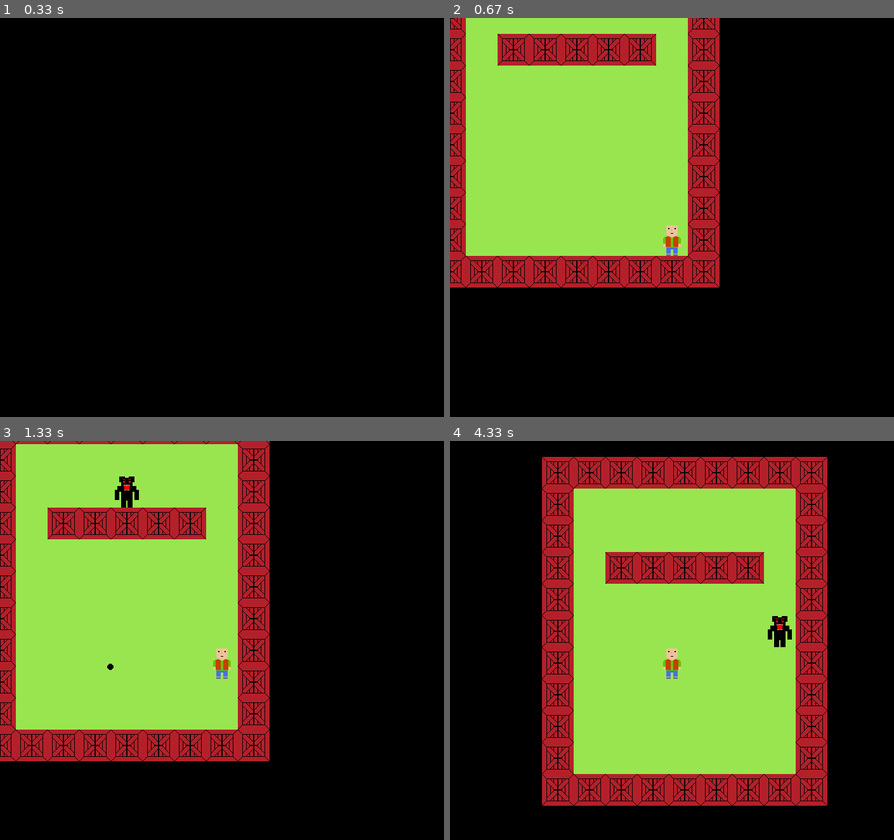
Above: before the commit, frames 1-4 (two rows, left to right).
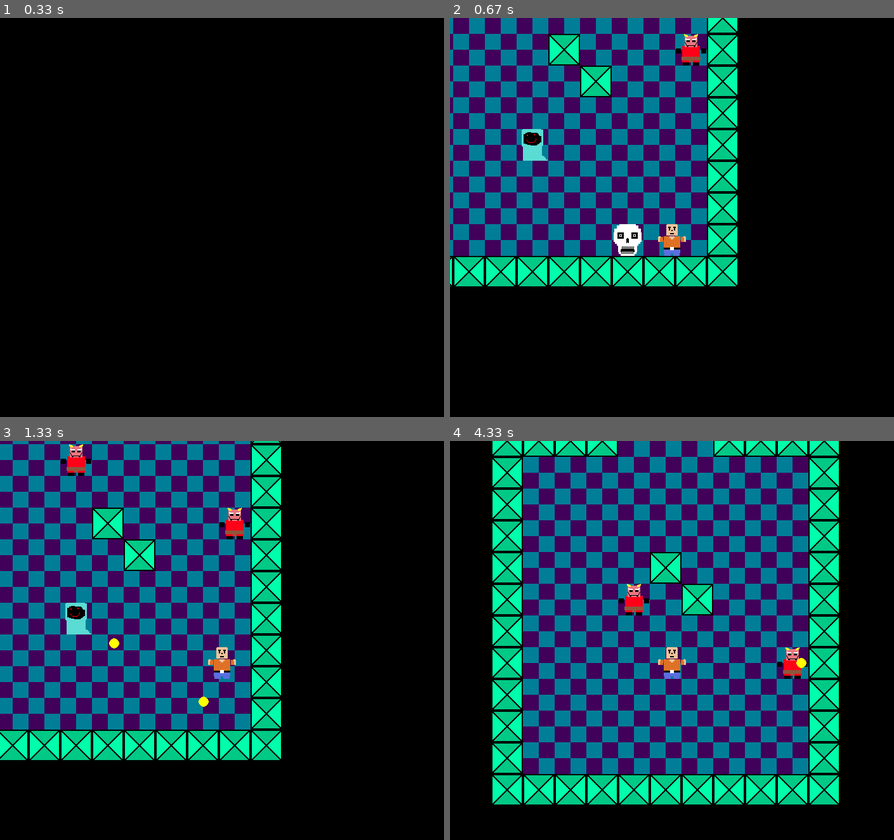
Above: after the commit, the same moments.

Repository: D7044/Game-project
Game: pygame game, started from game.py
Two runs of this game, one before a commit and one after it. Both use one fixed random seed, a clock stepped at 60 frames per second and the inputs below.
Inputs (mouse positions are in pixels of both pictures, inside the frame that each line leads up to):
- Up to frame 1 (0.33 s): no input
- Up to frame 2 (0.67 s): hold D from 0.33 s (still down); move the mouse to (654, 261) at 0.37 s
- Up to frame 3 (1.33 s): release D at 0.8 s; click (115, 668) at 0.88 s; hold W from 1.17 s (still down)
- Up to frame 4 (4.33 s): release W at 1.47 s; press the mouse at (565, 668) at 1.53 s; move the mouse to (645, 684) at 1.63 s; release the mouse at (725, 700) at 1.77 s; press the mouse at (565, 668) at 1.87 s; move the mouse to (623, 588) at 1.97 s; release the mouse at (680, 512) at 2.1 s; press the mouse at (565, 668) at 2.2 s; move the mouse to (538, 660) at 2.3 s; release the mouse at (512, 648) at 2.43 s; press the mouse at (565, 668) at 2.53 s; move the mouse to (623, 688) at 2.63 s; release the mouse at (676, 708) at 2.77 s; press the mouse at (565, 668) at 2.87 s; move the mouse to (609, 628) at 2.97 s; release the mouse at (658, 588) at 3.1 s; press the mouse at (565, 668) at 3.2 s; move the mouse to (676, 700) at 3.3 s; release the mouse at (787, 732) at 3.43 s; hold A from 4 s (still down)

Frame 1 is identical in both runs. In frame 2, 43% of the frame differs, in the area x 0-65%, y 0-68%; in frame 3, 50%; in frame 4, 68%, in the area x 9-88%, y 0-92%.

Commit message:
добавление всех мобов

Diff:
--- a/game.py
+++ b/game.py
@@ -1,13 +1,11 @@
 import sys
-from os import kill
 
 import pygame
-import random
 
 FPS = 50
 
 all_bullets = []
-all_enemy = []
+all_enemy_bullets = []
 speed = 0
 WIDTH = 700
 HEIGHT = 700
@@ -50,13 +48,17 @@
     return list(map(lambda x: x.ljust(max_width, '.'), level_map))
 
 
+#все спрайты
 speed_x = 0
 speed_y = 0
+non_empty = load_image('non_empty.png')
+mete_image = load_image('mete.png')
+shoot_enemy_image = load_image('shoot_enemy.png')
 enemy_image = load_image('bad.png')
 level = load_level('level.txt')
 tile_images = {
     'wall': load_image('box.png'),
-    'empty': load_image('trava.png')
+    'empty': load_image('pol.png')
 }
 player_image = load_image('default.png')
 
@@ -75,6 +77,7 @@
         self.start_y = self.rect.y
 
 
+#класс игрока
 class Player(pygame.sprite.Sprite):
     def __init__(self, pos_x, pos_y):
         super().__init__(player_group, all_sprites)
@@ -87,6 +90,7 @@
         self.alw_pos_y = self.rect.y + 25
 
     def move(self, posx, posy, keys):
+        #передвижение игрока
         global speed_x, speed_y
         self.pos = posx, posy
 
@@ -94,17 +98,19 @@
             if level[posy][posx + 1] != '#':
                 speed_x = 10
 
-        elif keys[pygame.K_a]:
+        if keys[pygame.K_a]:
             if level[posy][posx - 1] != '#':
                 speed_x = -10
 
-        elif keys[pygame.K_s]:
+        if keys[pygame.K_s]:
             if level[posy + 1][posx] != '#':
                 speed_y = 10
 
-        elif keys[pygame.K_w]:
+        if keys[pygame.K_w]:
             if level[posy - 1][posx] != '#':
                 speed_y = -10
+        print(speed_x, speed_y)
+        #обновление позиции игрока
         if self.alw_pos_x % 50 == 0:
             posx = self.alw_pos_x // 50
         else:
@@ -115,23 +121,67 @@
             posy = self.alw_pos_y // 50
         self.pos = posx, posy
 
+        if level[posy][posx + 1] == '#' and keys[pygame.K_d]:
+            speed_x = 0
+            #self.alw_pos_x += 25
+            #self.rect.x += 5
+        elif level[posy][posx - 1] == '#' and keys[pygame.K_a]:
+            speed_x = 0
+            #self.alw_pos_x -= 25
+            #self.rect.x -= 5
+        if level[posy - 1][posx] == '#' and keys[pygame.K_w]:
+            speed_y = 0
+            #self.alw_pos_y -= 25
+            #self.rect.y -= 5
+        elif level[posy + 1][posx] == '#' and keys[pygame.K_s]:
+            speed_y = 0
+            #self.alw_pos_y += 25
+            #self.rect.y += 5
+
         if not keys[pygame.K_d] and not keys[pygame.K_a]:
             speed_x = 0
         if not keys[pygame.K_w] and not keys[pygame.K_s]:
             speed_y = 0
 
 
+#класс ходячего
 class Enemy(pygame.sprite.Sprite):
     def __init__(self, pos_x, pos_y, n):
-        super().__init__(enemy_group, all_sprites)
+        super().__init__(enemy_group, all_enemy, all_sprites)
         self.image = enemy_image
         self.rect = self.image.get_rect().move(
             tile_width * pos_x, tile_height * pos_y)
         self.pos = [pos_x, pos_y]
-        self.n = n
-        all_enemy.append(self.pos)
-
-
+        self.health = n
+
+
+#класс черпа
+class Mete(pygame.sprite.Sprite):
+    def __init__(self, pos_x, pos_y, n):
+        super().__init__(mete_group, all_enemy, all_sprites)
+        self.image = mete_image
+        self.rect = self.image.get_rect().move(
+            tile_width * pos_x, tile_height * pos_y)
+        self.pos = [pos_x, pos_y]
+        self.health = n
+        self.vect = 1
+
+
+#класс стреляющего
+class Shoot_enemy(pygame.sprite.Sprite):
+    def __init__(self, pos_x, pos_y, n):
+        super().__init__(shoot_enemy_group, all_enemy, all_sprites)
+        self.image = shoot_enemy_image
+        self.rect = self.image.get_rect().move(
+            tile_width * pos_x, tile_height * pos_y)
+        self.pos = [pos_x, pos_y]
+        self.health = n
+
+
+#группы спрайтов
+all_enemy = pygame.sprite.Group()
+mete_group = pygame.sprite.Group()
+shoot_enemy_group = pygame.sprite.Group()
 all_sprites = pygame.sprite.Group()
 tiles_group = pygame.sprite.Group()
 player_group = pygame.sprite.Group()
@@ -145,11 +195,16 @@
             if level[y][x] == '.':
                 Tile('empty', x, y)
             elif level[y][x] == '#':
+                Tile('wall', x, y)
+            elif level[y][x] == 'p':
                 Tile('empty', x, y)
-                Tile('wall', x, y)
+                Shoot_enemy(x, y, 6)
             elif level[y][x] == 'x':
                 Tile('empty', x, y)
                 Enemy(x, y, 6)
+            elif level[y][x] == 'o':
+                Tile('empty', x, y)
+                Mete(x, y, 1)
             elif level[y][x] == '@':
                 Tile('empty', x, y)
                 new_player = Player(x, y)
@@ -175,15 +230,15 @@
 
 
 def game_screen():
-    global speed_x, speed_y, keys, g
+    global speed_x, speed_y, keys, g, h, g2
     screen_rect = screen.get_rect()
     player, level_x, level_y = generate_level(level)
     player_l = pygame.Rect(screen_rect.centerx, screen_rect.centery, 0, 0)
     start = pygame.math.Vector2(player_l.center)
-    end = start
     speed_x = 0
     speed_y = 0
-    length = 50
+    g2 = 0
+    h = 0
     g = 0
     while True:
 
@@ -191,11 +246,9 @@
         for event in pygame.event.get():
             if event.type == pygame.QUIT:
                 terminate()
-            elif event.type == pygame.MOUSEMOTION:
+            elif event.type == pygame.MOUSEBUTTONDOWN:
+                #создание снарядов от игрока
                 mouse = pygame.mouse.get_pos()
-                end = start + (mouse - start).normalize() * length
-            elif event.type == pygame.MOUSEBUTTONDOWN:
-                mouse = pygame.mouse.get_pos()
 
                 distance = mouse - start
 
@@ -204,15 +257,18 @@
                 speed = distance.normalize() * 8
 
                 onmap = [player.alw_pos_x, player.alw_pos_y]
-
-                all_bullets.append([position, speed, onmap])
-            if len(pygame.key.get_pressed()) > 0:
-                keys = pygame.key.get_pressed()
-                player.move(player.pos[0], player.pos[1], keys)
-            else:
-                speed_x = 0
-                speed_y = 0
-
+                if len(all_bullets) < 2:
+                    all_bullets.append([position, speed, onmap])
+        # передвижение игрока
+        keys = pygame.key.get_pressed()
+        player.move(player.pos[0], player.pos[1], keys)
+        player.rect.x += speed_x
+        player.alw_pos_x += speed_x
+        player.move(player.pos[0], player.pos[1], keys)
+        player.rect.y += speed_y
+        player.alw_pos_y += speed_y
+        player.move(player.pos[0], player.pos[1], keys)
+        '''
         if speed_x == 10:
             if (player.alw_pos_x - 25) % 50 != 0 or level[player.pos[1]][player.pos[0] + 1] != '#':
                 player.rect.x += speed_x
@@ -233,20 +289,37 @@
                 player.rect.y += speed_y
                 player.alw_pos_y += speed_y
                 player.move(player.pos[0], player.pos[1], keys)
-
+        '''
+        #движение снарядов в зависимости от движения игрока
         for i in all_bullets:
             if speed_x == 10:
-                i[-1][0] += speed_x
+                i[0][0] -= speed_x
+
             elif speed_x == -10:
-                i[-1][0] += speed_x
+                i[0][0] -= speed_x
+
             elif speed_y == 10:
-                i[-1][1] += speed_y
+                i[0][1] -= speed_y
+
             elif speed_y == -10:
-                i[-1][1] += speed_y
-
+                i[0][1] -= speed_y
+
+        for i in all_enemy_bullets:
+            if speed_x == 10:
+                i[0][0] -= speed_x
+
+            elif speed_x == -10:
+                i[0][0] -= speed_x
+
+            if speed_y == 10:
+                i[0][1] -= speed_y
+
+            elif speed_y == -10:
+                i[0][1] -= speed_y
+
+        #движение врагов
         for i in enemy_group:
-            if g == 25:
-                print(i.pos)
+            if g == 50:
                 if level[i.pos[1] - 1][i.pos[0]] != '#' and player.pos[1] < i.pos[1]:
                     i.rect.y -= 50
                     i.pos[1] -= 1
@@ -263,19 +336,68 @@
             else:
                 g += 1
 
+        for i in mete_group:
+            if g2 == 15:
+                print(i.pos)
+                if level[i.pos[1] - 1][i.pos[0] + 1] != '#' and player.pos[1] < i.pos[1]:
+                    i.rect.y -= 50
+                    i.pos[1] -= 1
+                    i.rect.x += 50
+                    i.pos[0] += 1
+                elif level[i.pos[1] + 1][i.pos[0] - 1] != '#' and player.pos[1] > i.pos[1]:
+                    i.rect.y += 50
+                    i.pos[1] += 1
+                    i.rect.x -= 50
+                    i.pos[0] -= 1
+                elif level[i.pos[1] + 1][i.pos[0] + 1] != '#' and player.pos[0] > i.pos[0]:
+                    i.rect.x += 50
+                    i.pos[0] += 1
+                    i.rect.y += 50
+                    i.pos[1] += 1
+                elif level[i.pos[1] - 1][i.pos[0] - 1] != '#' and player.pos[0] < i.pos[0]:
+                    i.rect.x -= 50
+                    i.pos[0] -= 1
+                    i.rect.y -= 50
+                    i.pos[1] -= 1
+                g2 = 0
+            else:
+                g2 += 1
+
+        camera.update(player)
+        #стрельба врагов
+        for j in shoot_enemy_group:
+            if h == 20:
+                start2 = pygame.math.Vector2(j.rect.x + 25, j.rect.y + 25)
+                distance = (player.rect.x + 25, player.rect.y + 25) - start2
+
+                position = pygame.math.Vector2(start2)
+
+                speed = distance.normalize() * 8
+
+                onmap = [j.pos[0] * 50 + 25, j.pos[1] * 50 + 25]
+
+                all_enemy_bullets.append([position, speed, onmap])
+                h = 0
+            else:
+                h += 1
+
+        #смерть врагов при попадании и движение снарядов
         for i in all_bullets:
             p = level[int((int(i[2][1]) + int(i[1][1])) // 50)][int((int(i[2][0]) + int(i[1][0])) // 50)]
-            for j in enemy_group.sprites():
+            for j in all_enemy.sprites():
                 if (j.rect.x <= int(i[0][0]) <= j.rect.x + 50) and (j.rect. y <= int(i[0][1]) <= j.rect.y + 50):
                     print('////')
-                    j.n -= 1
-                    if j.n == 0:
-                        enemy_group.remove(j)
+                    j.health -= 1
+                    if j.health == 0:
+                        if j in enemy_group:
+                            enemy_group.remove(j)
+                        elif j in shoot_enemy_group:
+                            shoot_enemy_group.remove(j)
+                        elif j in mete_group:
+                            mete_group.remove(j)
+                        all_enemy.remove(j)
                         all_sprites.remove(j)
                     all_bullets.pop(all_bullets.index(i))
-                    #lev = list(level[int((int(i[2][1]) + int(i[1][1])) / 50)])
-                    #lev[int((int(i[2][0]) + int(i[1][0])) / 50)] = '.'
-                    #level[int((int(i[2][1]) + int(i[1][1])) / 50)] = lev
                     break
             if p != '#':
                 i[0] += i[1]
@@ -284,17 +406,32 @@
             elif p == '#':
                 all_bullets.pop(all_bullets.index(i))
 
+        for i in all_enemy_bullets:
+            p = level[int((int(i[2][1]) + int(i[1][1])) // 50)][int((int(i[2][0]) + int(i[1][0])) // 50)]
+
+            if p != '#':
+                i[0] += i[1]
+                i[2] += i[1]
+
+            elif p == '#':
+                all_enemy_bullets.pop(all_enemy_bullets.index(i))
+
         camera.update(player)
         for sprite in all_sprites:
             camera.apply(sprite)
         tiles_group.draw(screen)
-        enemy_group.draw(screen)
+        all_enemy.draw(screen)
         player_group.draw(screen)
+        #отрисовка снарядов
+        for i in all_enemy_bullets:
+            pos_x = int(i[0][0])
+            pos_y = int(i[0][1])
+            pygame.draw.circle(screen, pygame.Color('yellow'), (pos_x, pos_y), 8)
 
         for i in all_bullets:
             pos_x = int(i[0].x)
             pos_y = int(i[0].y)
-            pygame.draw.circle(screen, (0, 0, 0), (pos_x, pos_y), 5)
+            pygame.draw.circle(screen, pygame.Color('green'), (pos_x, pos_y), 5)
 
         pygame.display.flip()
         clock.tick(FPS)
--- a/level.txt
+++ b/level.txt
@@ -1,11 +1,28 @@
-#########
-#...x...#
-#.......#
-#.#####.#
-#.......#
-#.......#
-#.......#
-#.......#
-#.......#
-#...@...#
-#########
+###########
+#...x.....#
+#.........#
+#.......x.#
+#.........#
+#.o.......#
+#.........#
+#...p.....#
+#.........#
+#.........#
+#.........#
+####...####
+---#...#---
+---#...#---
+---#...#---
+---#...#---
+####...####
+#...x.....#
+#.........#
+#.........#
+#....#...x#
+#.....#...#
+#.........#
+#...p.....#
+#.........#
+#.........#
+#....@...o#
+###########
Binary file changed: bad.png
Binary file changed: box.png
Binary file changed: default.png
Binary file added: mete.png
Binary file added: non_empty.png
Binary file added: pol.png
Binary file added: shoot_enemy.png
